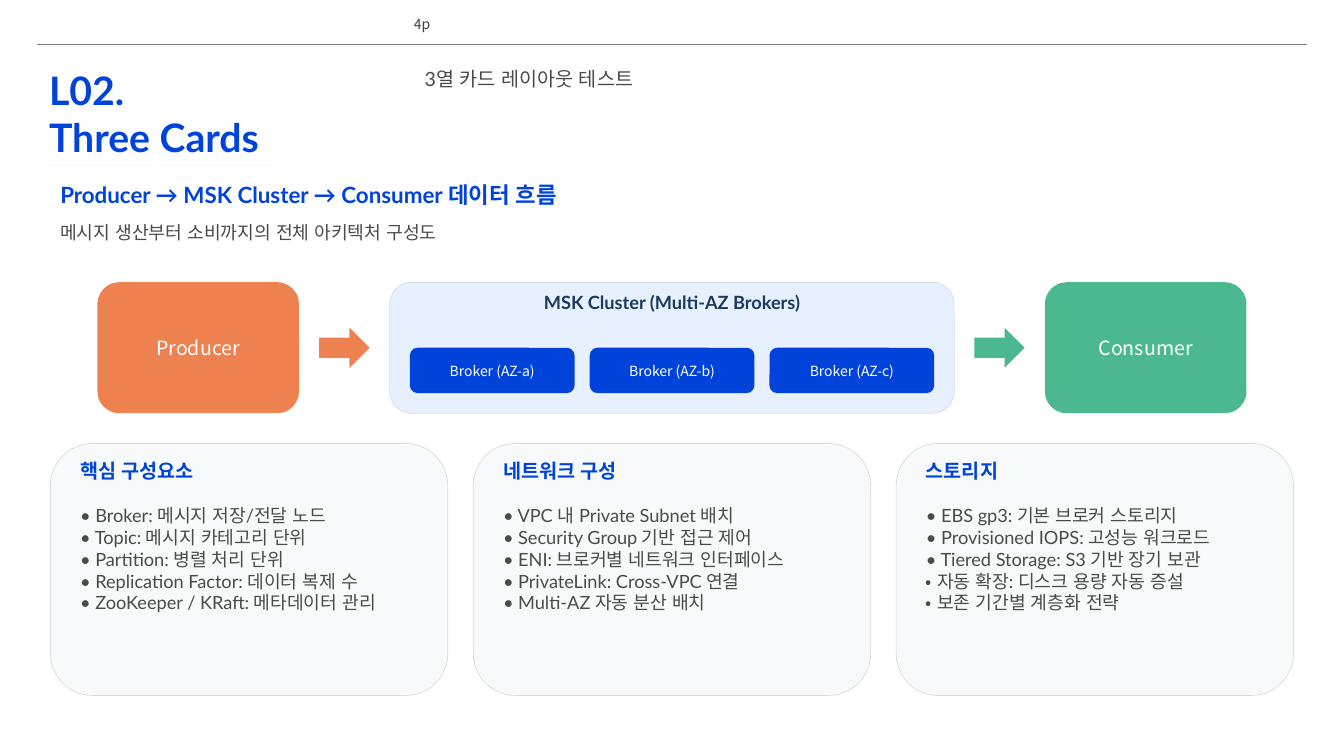
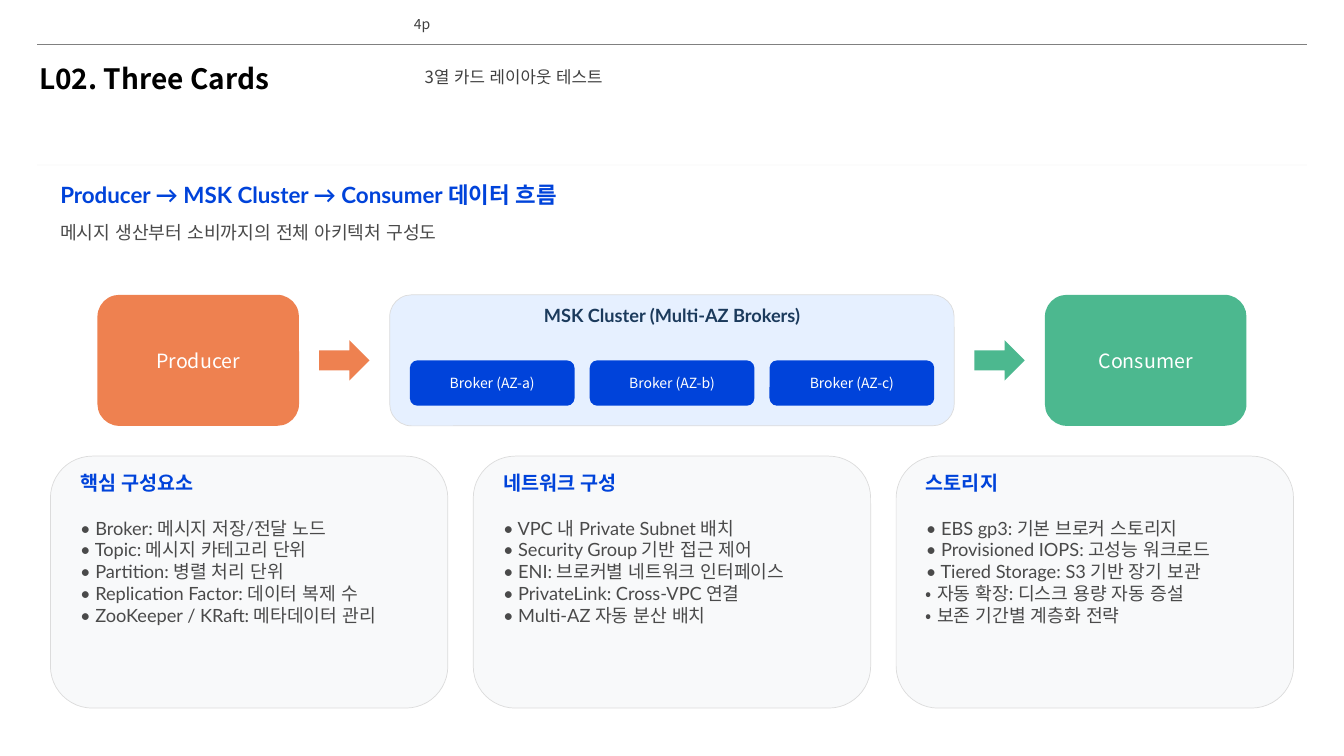
Before and after one commit to lhs6395-hslee/project-steer, a slide deck: slide 4 of results/pptx/AWS_MSK_Expert_Intro.pptx. Drawn at 1344x756 pixels with LibreOffice and Linux fonts; fonts in the diff are those of the drawing; background and template pictures are left out. Boxes give left, top, right and bottom in pixels: in the first picture for what was removed or moved away, otherwise in the second. Text is boxed around its words. In the diff, an @@ line names an element or a change of style, - is before the commit and + after.

```diff
--- a/results/pptx/AWS_MSK_Expert_Intro.pptx
+++ b/results/pptx/AWS_MSK_Expert_Intro.pptx
@@ text at (39, 66, 269, 90): text changed; size 28 to 20 pt; font Lato to Noto Sans CJK KR; text colour #0043DA to #000000 @@
-L02.
-Three Cards
+L02. Three Cards
@@ text "3열 카드 레이아웃 테스트" at (425, 69, 602, 85): size 14 to 12 pt, font Lato to Noto Sans CJK KR, text colour #4A4A4A to #404040 @@
@@ 3 rounded rectangles: place and size @@
-3 rounded rectangles at (98, 282, 1247, 413)
+3 rounded rectangles at (98, 294, 1247, 425)
@@ 7 texts, 6 rounded rectangles, 2 right arrows: place and size @@
-7 texts, 6 rounded rectangles, 2 right arrows at (50, 295, 1294, 696)
+7 texts, 6 rounded rectangles, 2 right arrows at (50, 308, 1294, 709)
```
Also in this commit, not shown: 4 other slides changed, 4 slides added, 13 other files.
